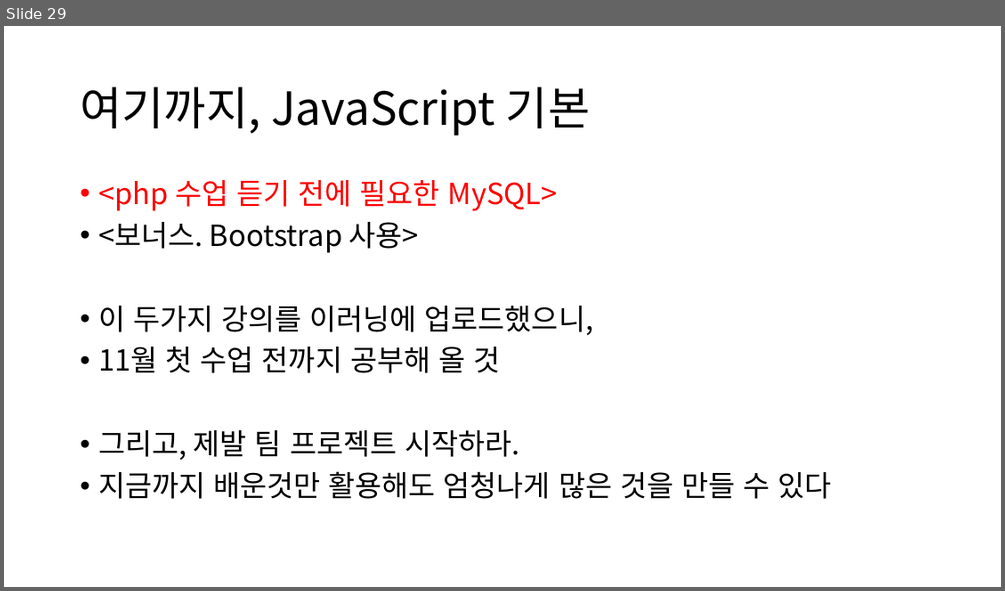
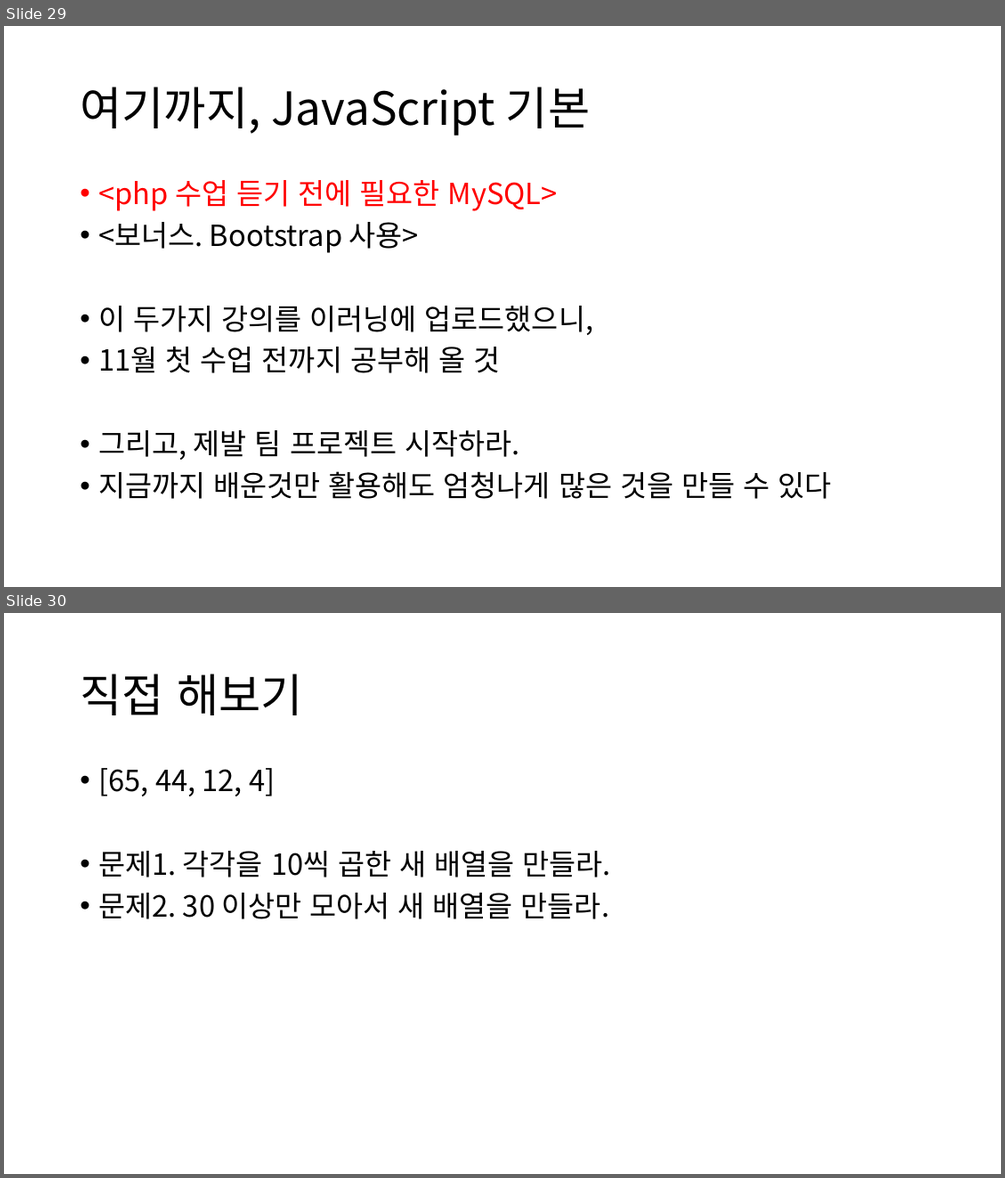
Before and after one commit to GNUCSAssistants/2021webprogramming, a slide deck: 수업/8. JavaScript (4)/PPT/JavaScript(4).pptx. Shown one above the other, each under a label of ours: slide 29 before the commit, slides 29 and 30 after it. The pictures are 1005x591 and 1005x1178 pixels, drawn with LibreOffice and Linux fonts; fonts in the diff are those of the drawing. Boxes give left, top, right and bottom in pixels: in the first picture for what was removed or moved away, otherwise in the second. Text is boxed around its words. In the diff, an @@ line names an element or a change of style, - is before the commit and + after.

```diff
--- a/수업/8. JavaScript (4)/PPT/JavaScript(4).pptx
+++ b/수업/8. JavaScript (4)/PPT/JavaScript(4).pptx
@@ slide 30 added at bbox=[4, 613, 1001, 1174], background #FFFFFF @@
@@ title added at bbox=[80, 674, 303, 715], 44 pt, text #000000 @@
+직접 해보기
@@ text added at bbox=[98, 768, 611, 919], 28 pt, text #000000 @@
+• [65, 44, 12, 4]
+• 문제1. 각각을 10씩 곱한 새 배열을 만들라.
+• 문제2. 30 이상만 모아서 새 배열을 만들라.
```
Also in this commit, not shown: 2 other files.
